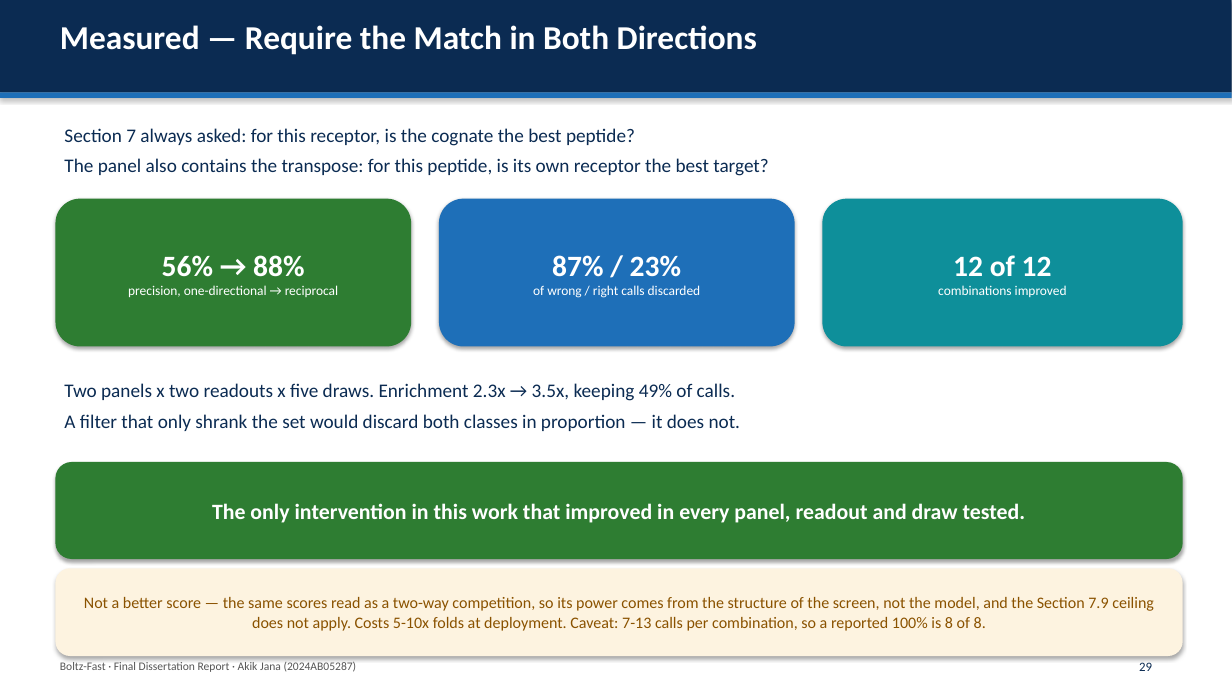
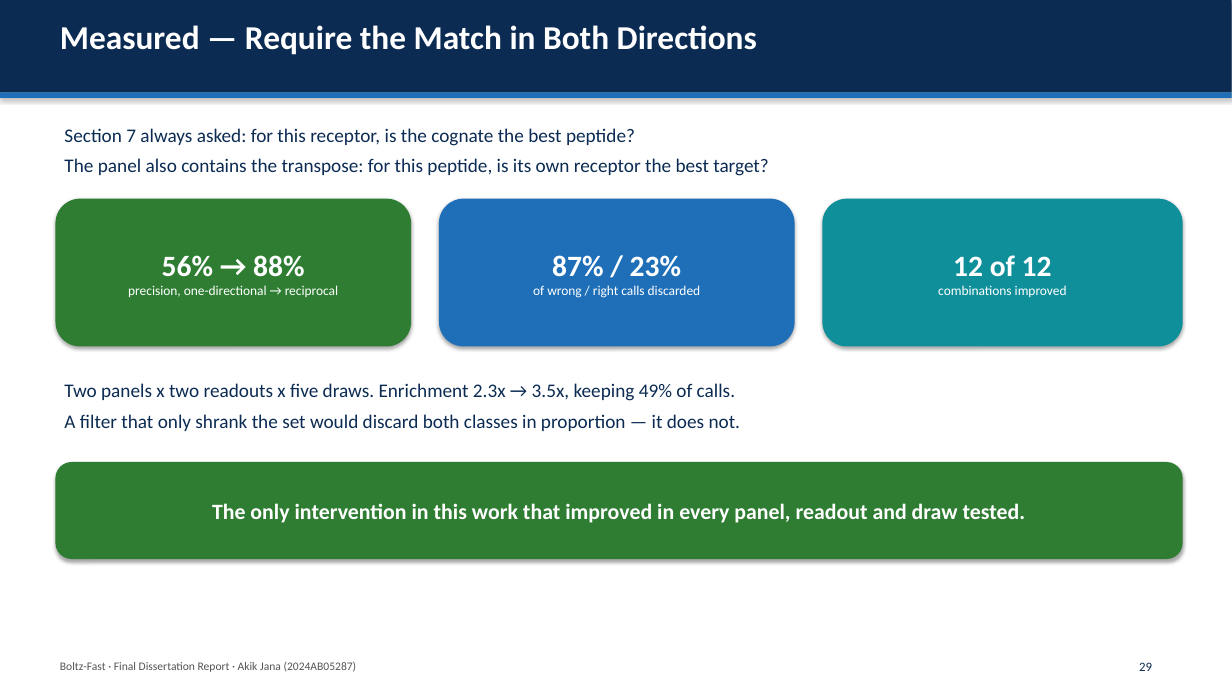
Before and after one commit to AkikJana/biomolecular-design-coreai, a slide deck: slide 29 of final_dissertation_presentation.pptx. Drawn at 1232x693 pixels with LibreOffice and Linux fonts; fonts in the diff are those of the drawing. Boxes give left, top, right and bottom in pixels: in the first picture for what was removed or moved away, otherwise in the second. Text is boxed around its words. In the diff, an @@ line names an element or a change of style, - is before the commit and + after.

```diff
--- a/final_dissertation_presentation.pptx
+++ b/final_dissertation_presentation.pptx
@@ rounded rectangle removed at [55, 568, 1183, 656] @@
-Not a better score — the same scores read as a two-way competition, so its power comes from the structure of the screen, not the model, and the Section 7.9 ceiling does not apply. Costs 5-10x folds at deployment. Caveat: 7-13 calls per combination, so a reported 100% is 8 of 8.
```
Also in this commit, not shown: 15 other slides changed.
